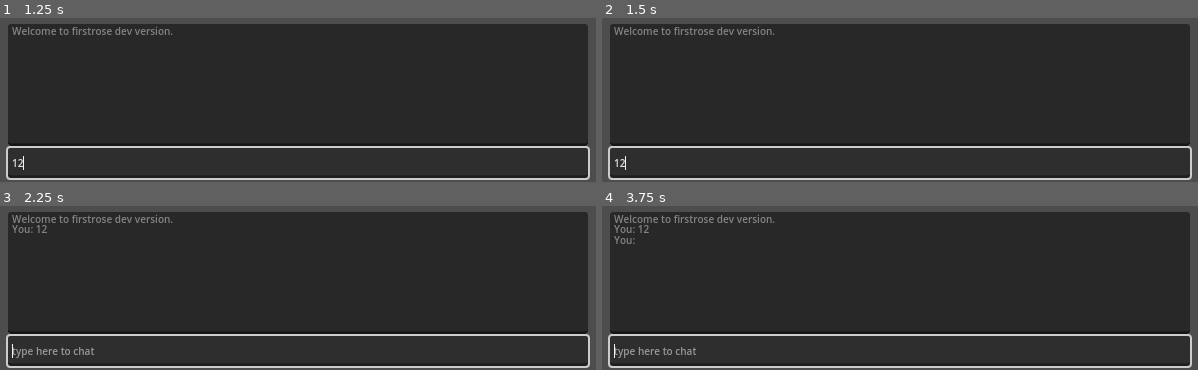
Above: before the commit, frames 1-4 (two rows, left to right).
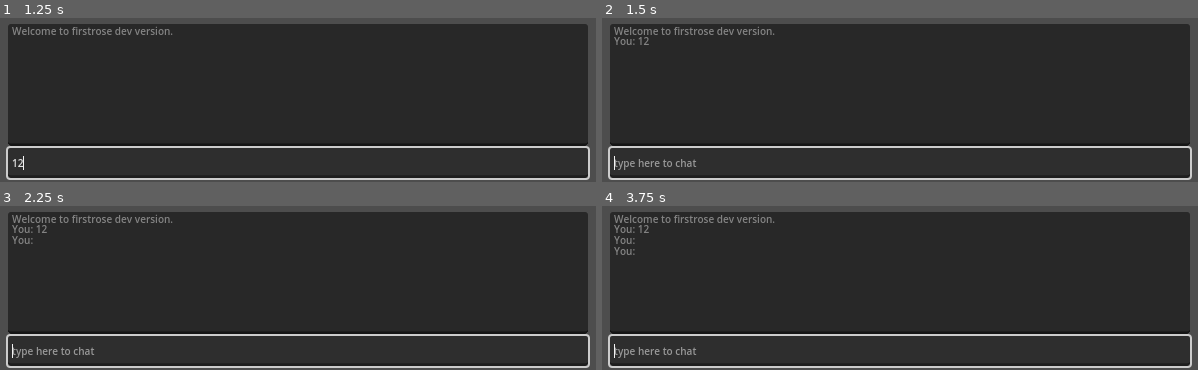
Above: after the commit, the same moments.

Repository: Finket/firstrose
Game: Godot game, scene res://chat.tscn
The game is run twice, just before and just after one commit, with the same random seed, the same clock (stepped at 60 frames per second) and the same inputs. This scene is started directly instead of the project's main scene.
Inputs (mouse positions are in pixels of both pictures, inside the frame that each line leads up to):
- Up to frame 1 (1.25 s): click (298, 162) at 0.52 s; type "12" at 0.6 s
- Up to frame 2 (1.5 s): tap Enter (ui_text_submit) at 1.25 s; move the mouse to (outside the picture) at 1.27 s; hold Enter (ui_text_submit) from 1.28 s (still down); click (outside the picture) at 1.42 s
- Up to frame 3 (2.25 s): tap Space at 2 s; move the mouse to (outside the picture) at 2.02 s; release Enter (ui_text_submit) at 2.03 s; tap Enter (ui_text_submit) at 2.1 s; click (outside the picture) at 2.17 s
- Up to frame 4 (3.75 s): tap Enter (ui_text_submit) at 2.75, 3.6 s; move the mouse to (outside the picture) at 2.77 s; hold Enter (ui_text_submit) 2.78-3.53 s; click (outside the picture) at 2.92 s; tap Space at 3.5 s; move the mouse to (outside the picture) at 3.52 s; click (outside the picture) at 3.67 s

Frame 1 is identical in both runs. In frame 2, 0.4% of the frame differs, in the area x 2-16%, y 11-93%; in frame 3, less than 0.1%; in frame 4, less than 0.1%.
Error before the commit: Invalid access to property or key 'text' on a base object of type 'Nil'. (res://scripts/chat_send.gd:18)

Commit message:
Update (not working) chatbox networking

Diff:
--- a/client/chat.tscn
+++ b/client/chat.tscn
@@ -1,9 +1,11 @@
-[gd_scene load_steps=3 format=3 uid="uid://dad42yo7gnl8s"]
+[gd_scene load_steps=5 format=3 uid="uid://dad42yo7gnl8s"]
 
 [ext_resource type="Script" path="res://scripts/chat_send.gd" id="1_ap8q2"]
+[ext_resource type="Script" path="res://scripts/TextEdit.gd" id="2_lxell"]
+[ext_resource type="Script" path="res://scripts/Sync.gd" id="3_ta8j6"]
 
 [sub_resource type="SceneReplicationConfig" id="SceneReplicationConfig_bnkv7"]
-properties/0/path = NodePath(".:text")
+properties/0/path = NodePath("Sync:text")
 properties/0/spawn = true
 properties/0/sync = true
 properties/0/watch = false
@@ -19,6 +21,7 @@
 script = ExtResource("1_ap8q2")
 
 [node name="TextEdit" type="TextEdit" parent="."]
+layout_mode = 0
 offset_left = 20.0
 offset_top = 442.0
 offset_right = 600.0
@@ -32,13 +35,19 @@
 wrap_mode = 1
 autowrap_mode = 1
 scroll_v_scroll_speed = 40.0
+script = ExtResource("2_lxell")
 metadata/_edit_use_anchors_ = true
 
 [node name="MultiplayerSynchronizer" type="MultiplayerSynchronizer" parent="TextEdit"]
 replication_interval = 0.083
 replication_config = SubResource("SceneReplicationConfig_bnkv7")
 
+[node name="Sync" type="Node" parent="TextEdit"]
+script = ExtResource("3_ta8j6")
+text = "Welcome to firstrose dev version."
+
 [node name="LineEdit" type="LineEdit" parent="."]
+layout_mode = 0
 offset_left = 20.0
 offset_top = 566.0
 offset_right = 600.0
--- /dev/null
+++ b/client/scripts/Sync.gd
@@ -0,0 +1,3 @@
+extends Node
+
+@export var text:String
--- /dev/null
+++ b/client/scripts/TextEdit.gd
@@ -0,0 +1,11 @@
+extends TextEdit
+
+func _on_text_changed():
+	var sync = $Sync
+	if is_multiplayer_authority():
+		sync.text = text
+
+func _process(_delta):
+	var sync = $Sync
+	if not is_multiplayer_authority():
+		text = sync.text
--- a/client/scripts/chat_send.gd
+++ b/client/scripts/chat_send.gd
@@ -2,12 +2,14 @@
 
 var chatTextEdit
 var inputLineEdit
+var sync
 
 # Called when the node enters the scene tree for the first time.
 func _ready():
-	await get_tree().create_timer(2).timeout
+	#await get_tree().create_timer(2).timeout
 	chatTextEdit = $TextEdit
 	inputLineEdit = $LineEdit
+	sync = $TextEdit/Sync
 
 # Called every frame. 'delta' is the elapsed time since the previous frame.
 func _process(_delta):
@@ -18,5 +20,6 @@
 	var message = inputLineEdit.text  # Get the message text
 	if message != "":
 		chatTextEdit.text += "\nYou: " + message
+		sync.text = chatTextEdit.text
 		inputLineEdit.text = ""  # Clear the input field
 		chatTextEdit.scroll_vertical = INF # scroll the text to bottom
Not shown, changed: builds/client.pck
